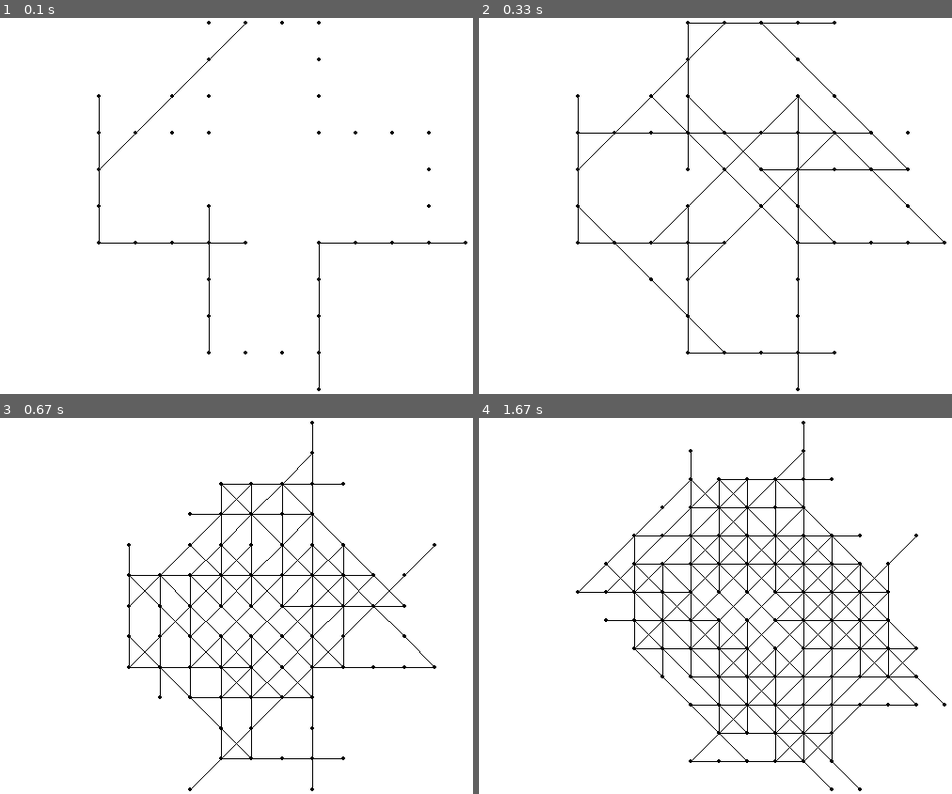
Above: before the commit, frames 1-4 (two rows, left to right).
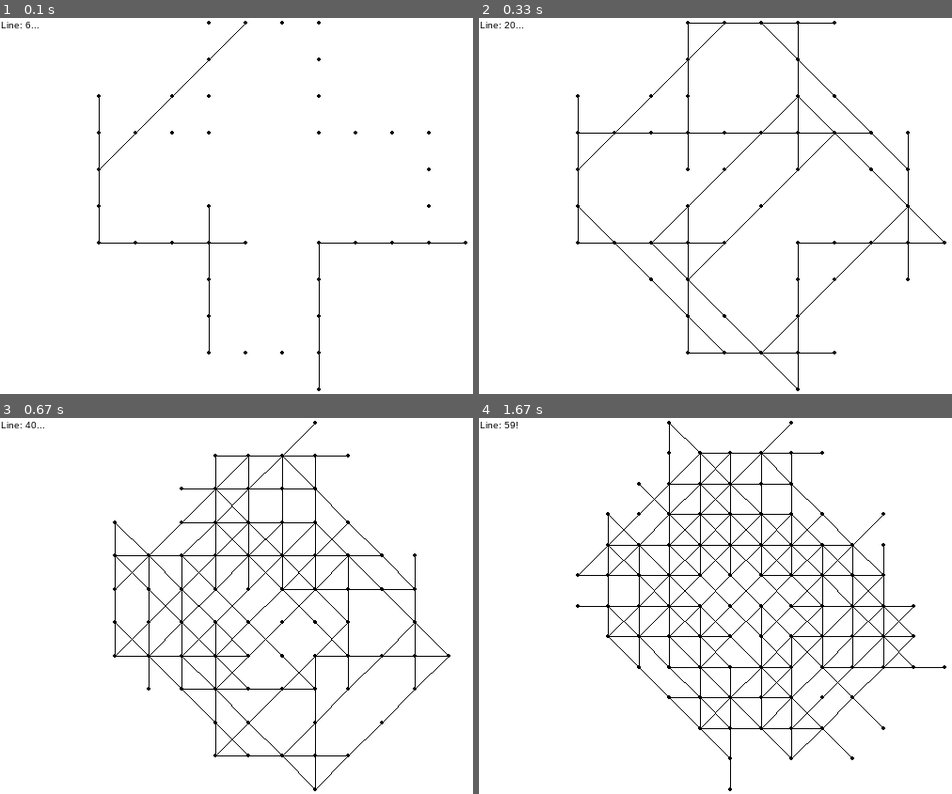
Above: after the commit, the same moments.

Repository: tomibgt/fourplusone
Game: pygame game, started from resolve.py
Same seed, same stepped clock (60 frames per second), same inputs: the game is played once before the commit and once after it.
Inputs:
- Up to frame 1 (0.1 s): no input
- Up to frame 2 (0.33 s): no input
- Up to frame 3 (0.67 s): no input
- Up to frame 4 (1.67 s): no input

The runs differ from the first frame. In frame 1, less than 0.1% of the frame differs, in the area x 0-9%, y 1-3%; in frame 2, 0.6%; in frame 3, 5.3%; in frame 4, 7.5%, in the area x 0-99%, y 0-100%.

Commit message:
Now each game played is different.

Diff:
--- a/resolve.py
+++ b/resolve.py
@@ -1,20 +1,24 @@
 import pygame
 from grid import Grid
 from pygame.math import Vector2
+import random
 
 width = 600
 height = 400
 resolution_grid = Grid()
 ticker = 0
+line_count = 0
 
 # Run the game
 pygame.init()
 screen = pygame.display.set_mode((width, height))
 clock = pygame.time.Clock()
 running = True
+font = pygame.font.SysFont('Arial', 10)
 
 while running:
 
+    opening = False
     x = None
     y = None
     x2 = None
@@ -23,39 +27,56 @@
         x = target[0]
         y = target[1]
         if resolution_grid.is_valid_line(x, y, 0, -1):
+            opening = True
             x2 = 0
             y2 = -1
-            break
+            if random.choice([True, False]):
+                break
         if resolution_grid.is_valid_line(x, y, 1, -1):
+            opening = True
             x2 = 1
             y2 = -1
-            break
+            if random.choice([True, False]):
+                break
         if resolution_grid.is_valid_line(x, y, 1, 0):
+            opening = True
             x2 = 1
             y2 = 0
-            break
+            if random.choice([True, False]):
+                break
         if resolution_grid.is_valid_line(x, y, 1, 1):
+            opening = True
             x2 = 1
             y2 = 1
-            break
+            if random.choice([True, False]):
+                break
         if resolution_grid.is_valid_line(x, y, 0, 1):
+            opening = True
             x2 = 0
             y2 = 1
-            break
+            if random.choice([True, False]):
+                break
         if resolution_grid.is_valid_line(x, y, -1, 1):
+            opening = True
             x2 = -1
             y2 = 1
-            break
+            if random.choice([True, False]):
+                break
         if resolution_grid.is_valid_line(x, y, -1, 0):
+            opening = True
             x2 = -1
             y2 = 0
-            break
+            if random.choice([True, False]):
+                break
         if resolution_grid.is_valid_line(x, y, -1, -1):
+            opening = True
             x2 = -1
             y2 = -1
-            break
+            if random.choice([True, False]):
+                break
     if x2 is not None:
         resolution_grid.add_line(x, y, x2, y2)
+        line_count += 1
 
     # Poll for events
     # pygame.QUIT event means the user clicked X to close your window
@@ -92,8 +113,19 @@
                          end_pos=Vector2(((x2-resolution_grid.x_min)*scale)+5+x_offset,
                                             ((y2-resolution_grid.y_min)*scale)+5+y_offset))
 
+    punctuator = "!"
+    if opening:
+        punctuator = "..."
+    text = font.render(f'Line: {line_count}{punctuator}', True, "black")
+    screen.blit(text, (1, 1))
+
     # flip() the display to put your work on screen
     pygame.display.flip()
+
+    while not opening and running:
+        for event in pygame.event.get():
+            if event.type == pygame.QUIT:
+                running = False
 
     clock.tick(60)  # limits FPS to 60?
     ticker += 1
